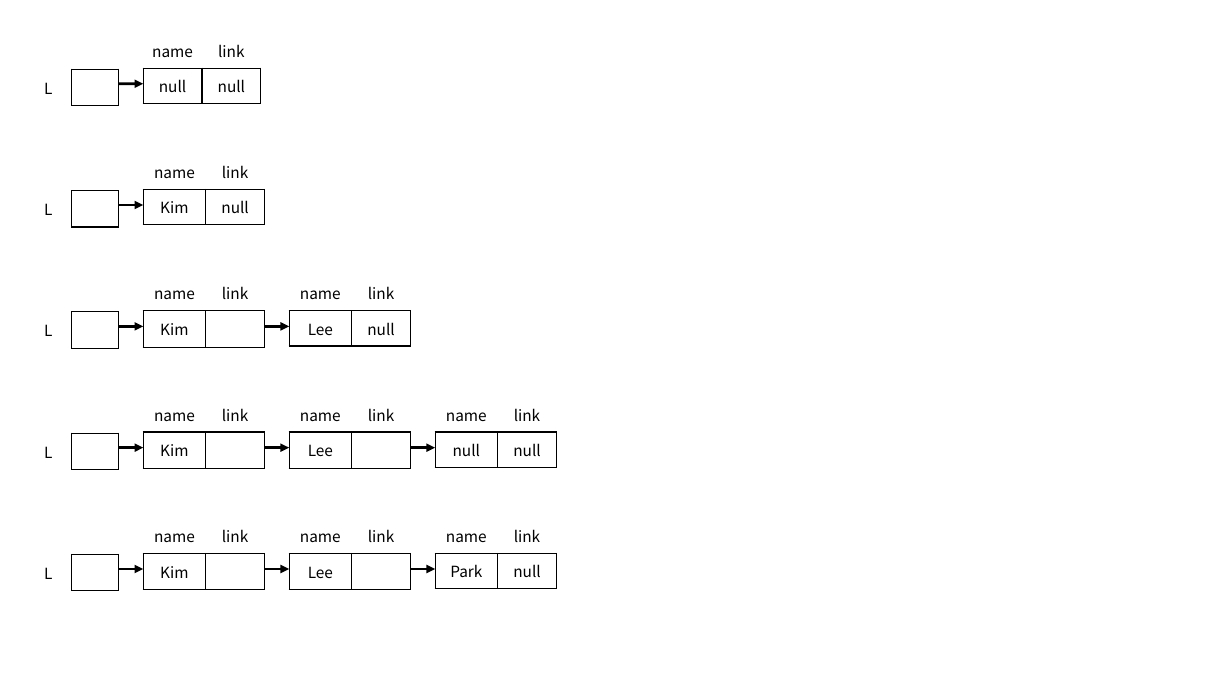
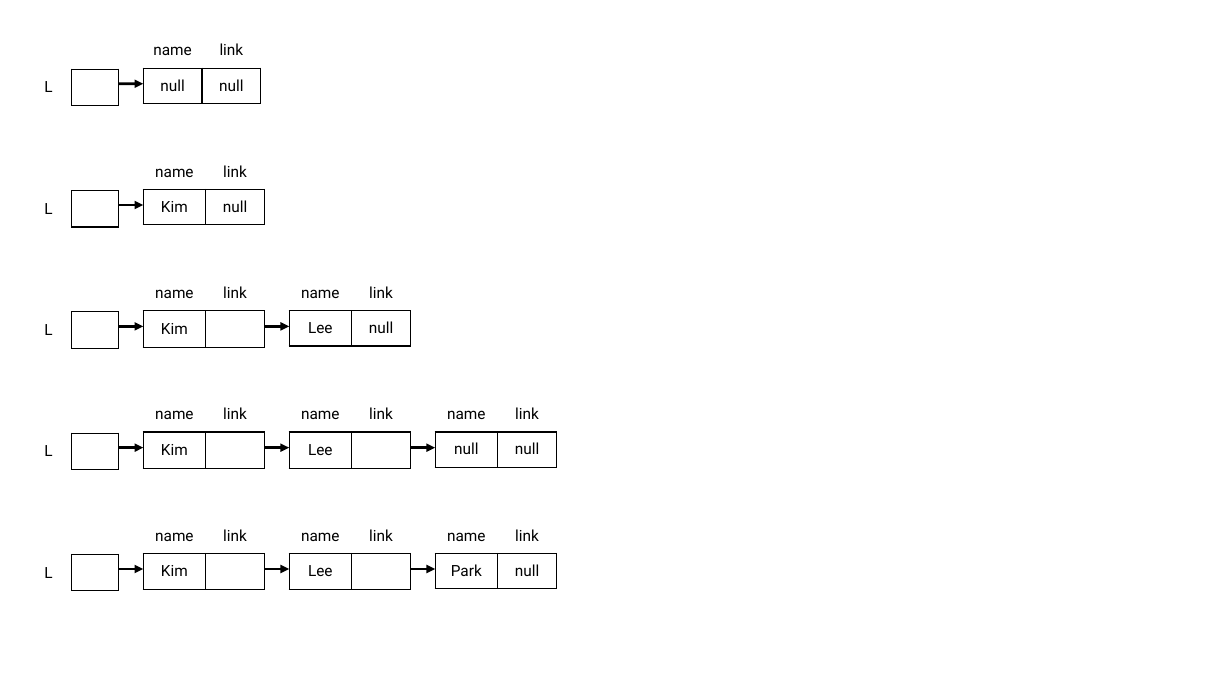
Before and after one commit to Rap0d/rap0d.github.io, a slide deck: slide 10 of assets/form/matrix.pptx (slide 9 before the commit). Drawn at 1232x693 pixels with LibreOffice and Linux fonts; fonts in the diff are those of the drawing. Boxes give left, top, right and bottom in pixels: in the first picture for what was removed or moved away, otherwise in the second. Text is boxed around its words. In the diff, an @@ line names an element or a change of style, - is before the commit and + after.

```diff
--- a/assets/form/matrix.pptx
+++ b/assets/form/matrix.pptx
@@ table at bbox=[25, 33, 119, 104] @@
@@ font Noto Sans CJK KR to Roboto @@
@@ table at bbox=[143, 33, 262, 104] @@
@@ font Noto Sans CJK KR to Roboto @@
@@ table at bbox=[143, 154, 265, 225] @@
@@ font Noto Sans CJK KR to Roboto @@
@@ table at bbox=[143, 275, 265, 346] @@
@@ font Noto Sans CJK KR to Roboto @@
@@ table at bbox=[289, 275, 411, 346] @@
@@ font Noto Sans CJK KR to Roboto @@
@@ table at bbox=[25, 396, 119, 467] @@
@@ font Noto Sans CJK KR to Roboto @@
@@ table at bbox=[143, 396, 265, 467] @@
@@ font Noto Sans CJK KR to Roboto @@
@@ table at bbox=[289, 396, 411, 467] @@
@@ font Noto Sans CJK KR to Roboto @@
@@ table at bbox=[435, 396, 557, 467] @@
@@ font Noto Sans CJK KR to Roboto @@
@@ table at bbox=[143, 518, 265, 589] @@
@@ font Noto Sans CJK KR to Roboto @@
@@ table at bbox=[289, 518, 411, 589] @@
@@ font Noto Sans CJK KR to Roboto @@
@@ table at bbox=[435, 518, 557, 589] @@
@@ font Noto Sans CJK KR to Roboto @@
```
Also in this commit, not shown: 8 other slides changed, 1 slide added, 2 other files.
